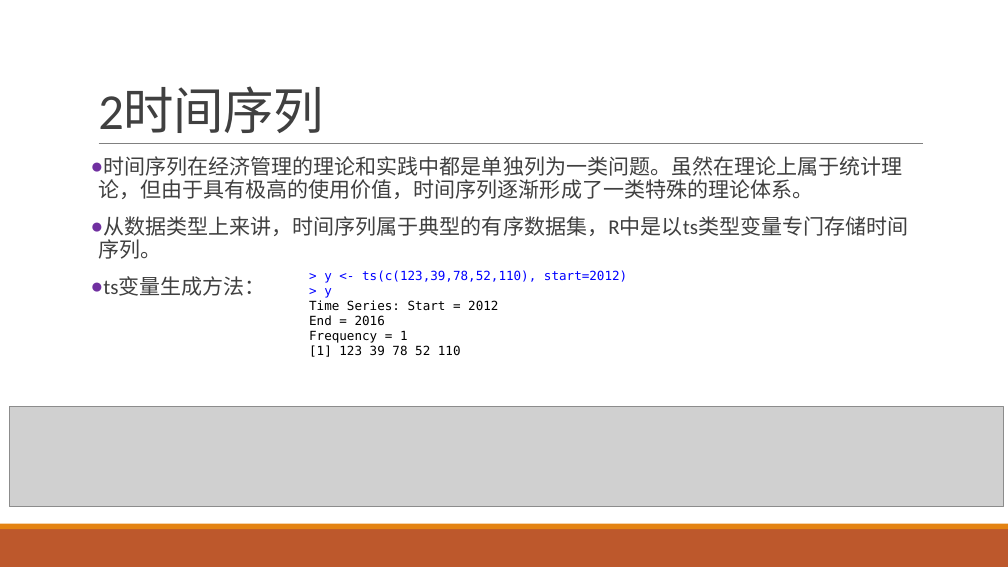
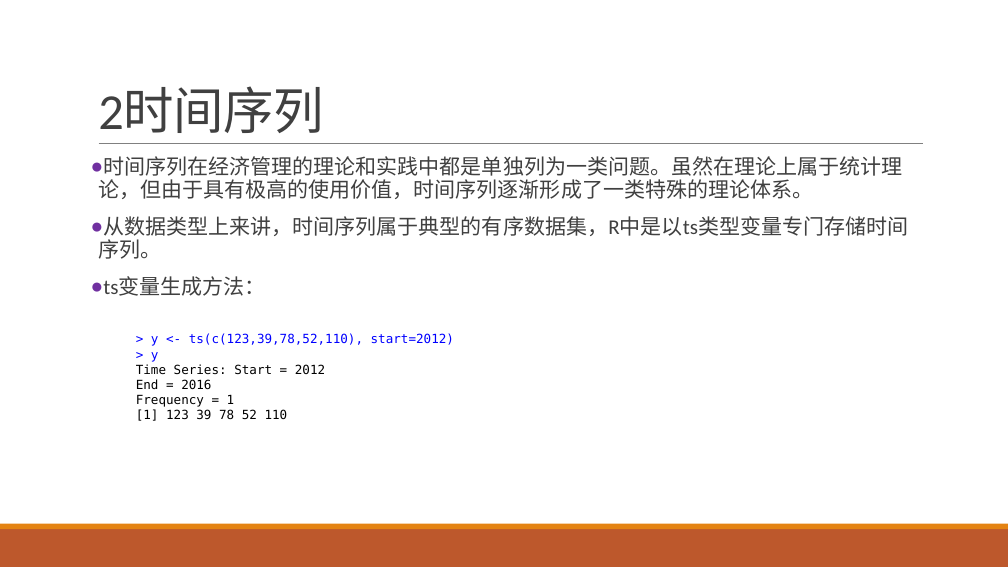
Before and after one commit to exoplanetX/DataAnalytics, a slide deck: slide 10 of 实验-7-预测.pptx. Drawn at 1008x567 pixels with LibreOffice and Linux fonts; fonts in the diff are those of the drawing; grey boxes stand for pictures. Boxes give left, top, right and bottom in pixels: in the first picture for what was removed or moved away, otherwise in the second. Text is boxed around its words. In the diff, an @@ line names an element or a change of style, - is before the commit and + after.

```diff
--- a/实验-7-预测.pptx
+++ b/实验-7-预测.pptx
@@ text "> y <- ts(c(123,39,78,52,110), start=2012)": place and size @@
-text "> y <- ts(c(123,39,78,52,110), start=2012)" at (309, 270, 627, 357)
+text "> y <- ts(c(123,39,78,52,110), start=2012)" at (136, 333, 454, 421)
@@ picture removed at (9, 407, 1004, 507) @@
```
Also in this commit, not shown: 1 other slide changed, 5 slides added, 1 slide removed, 1 other file.
